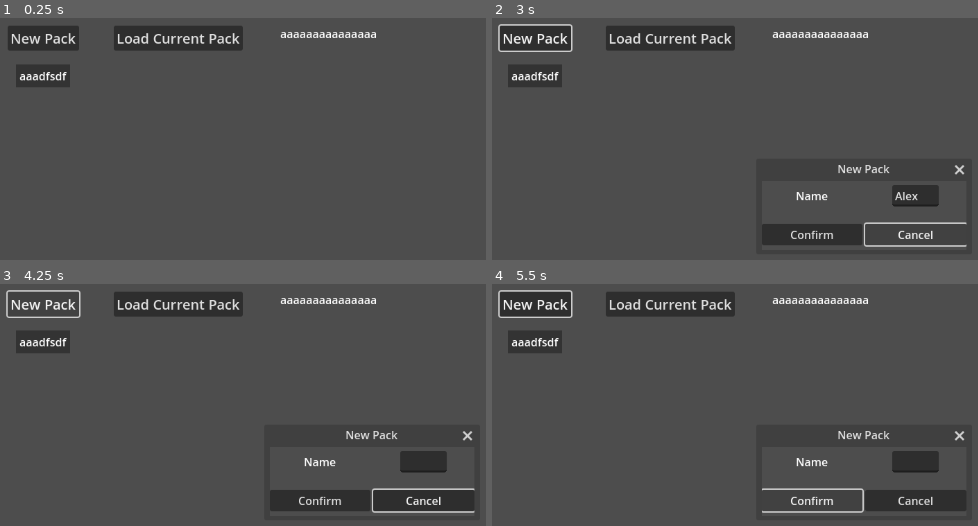
Above: before the commit, frames 1-4 (two rows, left to right).
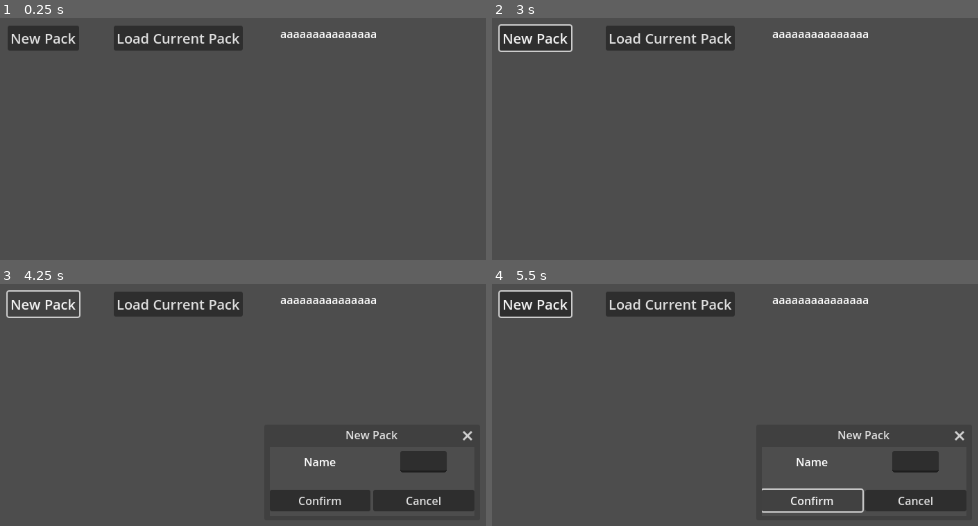
Above: after the commit, the same moments.

Repository: Shuflduf/minecraft-profile-handler
Game: Godot game, scene res://main.tscn
Same seed, same stepped clock (60 frames per second), same inputs: the game is played once before the commit and once after it.
Inputs (mouse positions are in pixels of both pictures, inside the frame that each line leads up to):
- Up to frame 1 (0.25 s): no input
- Up to frame 2 (3 s): click "Load Current Pack" at 0.5 s; click "New Pack" at 1.25 s; click (914, 194) at 2.02 s; type "Alex" at 2.1 s; click "Cancel" at 2.75 s
- Up to frame 3 (4.25 s): click "New Pack" at 3.5 s
- Up to frame 4 (5.5 s): click "Confirm" at 4.25 s; click "Confirm" at 5 s

The runs differ from the first frame. In frame 1, 0.9% of the frame differs, in the area x 3-15%, y 19-29%; in frame 2, 4.3%, in the area x 3-98%, y 19-95%; in frame 3, 1.3%; in frame 4, 0.9%.
Error before the commit: Invalid call. Nonexistent function 'get_mods_path' in base 'Nil'. (res://main.gd:43)
Error after the commit: Invalid call. Nonexistent function 'get_mods_path' in base 'Nil'. (res://main.gd:46)

Commit message:
copy from dir to dir

Diff:
--- /dev/null
+++ b/global.gd
@@ -0,0 +1,3 @@
+extends Node
+
+var minecraft_dir = "C:/Users/Computer/AppData/Roaming/.minecraft"
--- a/main.gd
+++ b/main.gd
@@ -2,10 +2,11 @@
 
 @export var profile_scene: PackedScene
 
+
 var current_profile: Profile
 
 func _ready() -> void:
-	for i in DirAccess.get_directories_at("testingdir"):
+	for i in DirAccess.get_directories_at(Global.minecraft_dir):
 		if !i.begins_with("PROFILE "):
 			continue
 
@@ -22,7 +23,7 @@
 				j.selected = false
 			i.selected = true
 			current_profile = i
-			view_mods("testingdir/" + "PROFILE " + i.text)
+			view_mods(Global.minecraft_dir + "/PROFILE " + i.text)
 			)
 
 
@@ -37,9 +38,11 @@
 
 
 func _on_load_pack_pressed() -> void:
-	for i in DirAccess.get_files_at("testingdir/mods"):
-		DirAccess.remove_absolute("testingdir/mods/" + i)
+	for i in DirAccess.get_files_at(Global.minecraft_dir + "/mods"):
+		DirAccess.remove_absolute(Global.minecraft_dir + "/mods/" + i)
+
+		#print(DirAccess.get_files_at(Global.minecraft_dir + "/mods/" + i))
 
 	for i in DirAccess.get_files_at(current_profile.get_mods_path()):
-		var path = current_profile.get_mods_path() + "/" + i
-		DirAccess.copy_absolute(path,  ProjectSettings.localize_path("res://testingdir/mods/"))
+		var path = current_profile.get_mods_path().path_join(i)
+		DirAccess.copy_absolute(path, Global.minecraft_dir + "/mods/" + i)
--- a/main.tscn
+++ b/main.tscn
@@ -133,4 +133,6 @@
 
 [connection signal="pressed" from="MarginContainer/HBoxContainer/VBoxContainer/NewPack" to="NewPackDialog" method="_on_new_pack_pressed"]
 [connection signal="pressed" from="MarginContainer/HBoxContainer/VBoxContainer3/LoadPack" to="." method="_on_load_pack_pressed"]
+[connection signal="close_requested" from="NewPackDialog" to="NewPackDialog" method="_on_close_requested"]
 [connection signal="pressed" from="NewPackDialog/VBoxContainer/Buttons/Confirm" to="NewPackDialog" method="_on_confirm_pressed"]
+[connection signal="pressed" from="NewPackDialog/VBoxContainer/Buttons/Cancel" to="NewPackDialog" method="_on_cancel_pressed"]
--- a/new_pack_dialog.gd
+++ b/new_pack_dialog.gd
@@ -11,5 +11,13 @@
 func _on_confirm_pressed() -> void:
 	if %Name.text.is_empty():
 		return
-	DirAccess.make_dir_absolute("testingdir/" + "PROFILE " + %Name.text)
+	DirAccess.make_dir_absolute(Global.minecraft_dir + "/PROFILE " + %Name.text)
 	hide()
+
+
+func _on_close_requested() -> void:
+	hide()
+
+
+func _on_cancel_pressed() -> void:
+	_on_close_requested()
--- a/profile_button.gd
+++ b/profile_button.gd
@@ -32,8 +32,8 @@
 			var path = ProjectSettings.globalize_path(get_mods_path())
 			OS.shell_show_in_file_manager(path)
 
-func get_mods_path():
-	return "testingdir/" + "PROFILE " + text
+func get_mods_path() -> String:
+	return Global.minecraft_dir + "/PROFILE " + text
 
 
 func _on_right_click_mouse_exited() -> void:
--- a/project.godot
+++ b/project.godot
@@ -14,3 +14,7 @@
 run/main_scene="res://main.tscn"
 config/features=PackedStringArray("4.3", "Forward Plus")
 config/icon="res://icon.svg"
+
+[autoload]
+
+Global="*res://global.gd"
Not shown, removed: testingdir/PROFILE aaadfsdf/hdnad.txt
Not shown, removed: testingdir/PROFILE ggg/rlcraft.md
